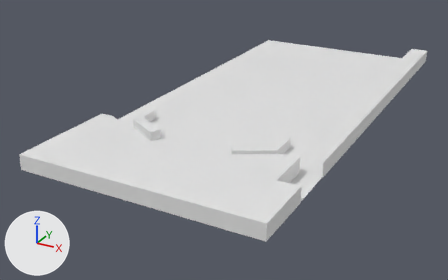
The Blender file Assets/Models/table.blend: old version first, new version second.
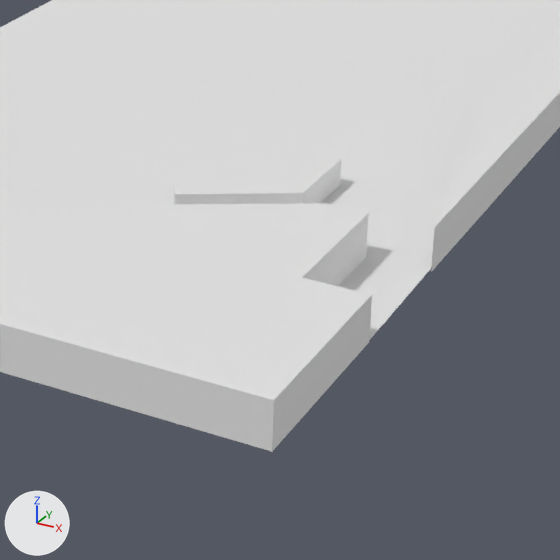
Each version is shown whole from a camera (50 mm lens) standing at (5.78, -11.44, 5.6) and looking at (-1.48, 1.77, -1.0), then close up on the part from 38% to 82% of the width and 29% to 100% of the height. Every picture has the same lights, and +X, +Y and +Z are marked at lower left. The older version's two pictures come first.

The older version as bpy lines, for what is in view:
```python
me_cube = bpy.data.meshes.new('Cube')
me_cube.from_pydata(...)  # 14 vertices, 13 faces; spans x -0.48..0.846, y -0.13..0.57, z -0.112..0.112
me_cube_003 = bpy.data.meshes.new('Cube.003')
me_cube_003.from_pydata(...)  # 32 vertices, 33 faces; spans x -2.55..2.55, y -1.58..1.07, z -0.18..0.18
me_cube_004 = bpy.data.meshes.new('Cube.004')
me_cube_004.from_pydata(...)  # 16 vertices, 12 faces; spans x -0.13..0.37, y -1.09..10.98, z -0.37..-0.01
ob_cube = bpy.data.objects.new('Cube', me_cube)
ob_cube.location = (0.48, -0.46, -0.04)
ob_cube.rotation_euler = (0.0, 0.0, 0.524)  # degrees (0, 0, 30)
_m = ob_cube.modifiers.new('Mirror', 'MIRROR')
_m.mirror_object = ob_trough
ob_right_inner_wall = bpy.data.objects.new('Right inner wall', me_cube_004)
ob_right_inner_wall.location = (1.76, -2.24, 0.22)
ob_trough = bpy.data.objects.new('Trough', me_cube_003)
ob_trough.location = (-0.92, -1.75, 0.03)
# also in view: 'Field' at (-0.67, 3.09, -0.15)
```
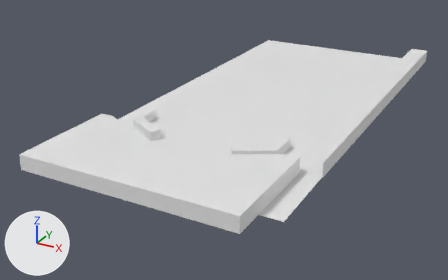
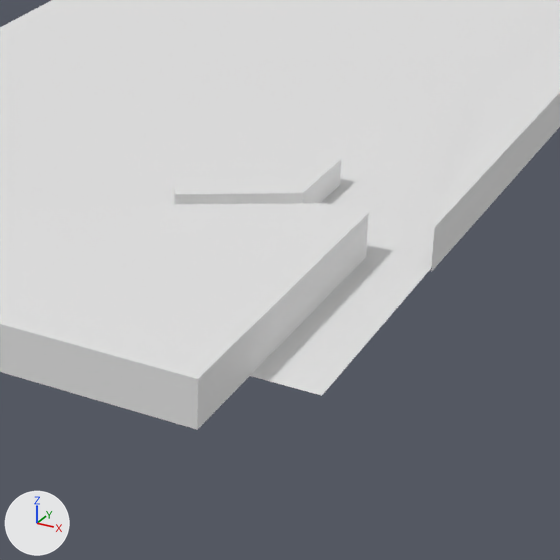
The change, as a diff of the scene's bpy script:
```diff
--- a/Assets/Models/table.blend.py
+++ b/Assets/Models/table.blend.py
@@ me_cube_004 @@
 # used by ob_right_inner_wall; location = (1.76, -2.24, 0.22)
-me_cube_004.from_pydata(...)  # 16 vertices, 12 faces; spans x -0.13..0.37, y -1.09..10.98, z -0.37..-0.01
+me_cube_004.from_pydata(...)  # 8 vertices, 6 faces; spans x -0.13..0.37, y 1.56..10.98, z -0.37..-0.01
+# me_cube_004 part 1: the loose piece of 8 vertices spanning x -0.13..0.37, y -1.09..0.41, z -0.37..-0.01 is deleted
```

What differs and where, as boxes [x1, y1, x2, y2] in the close-ups (560 x 560 px):
'Right inner wall', reshaped
    before: [197, 27, 560, 451]
    after: [431, 27, 560, 272]
part 1 of me_cube_004, deleted
    before: [197, 278, 372, 451]
